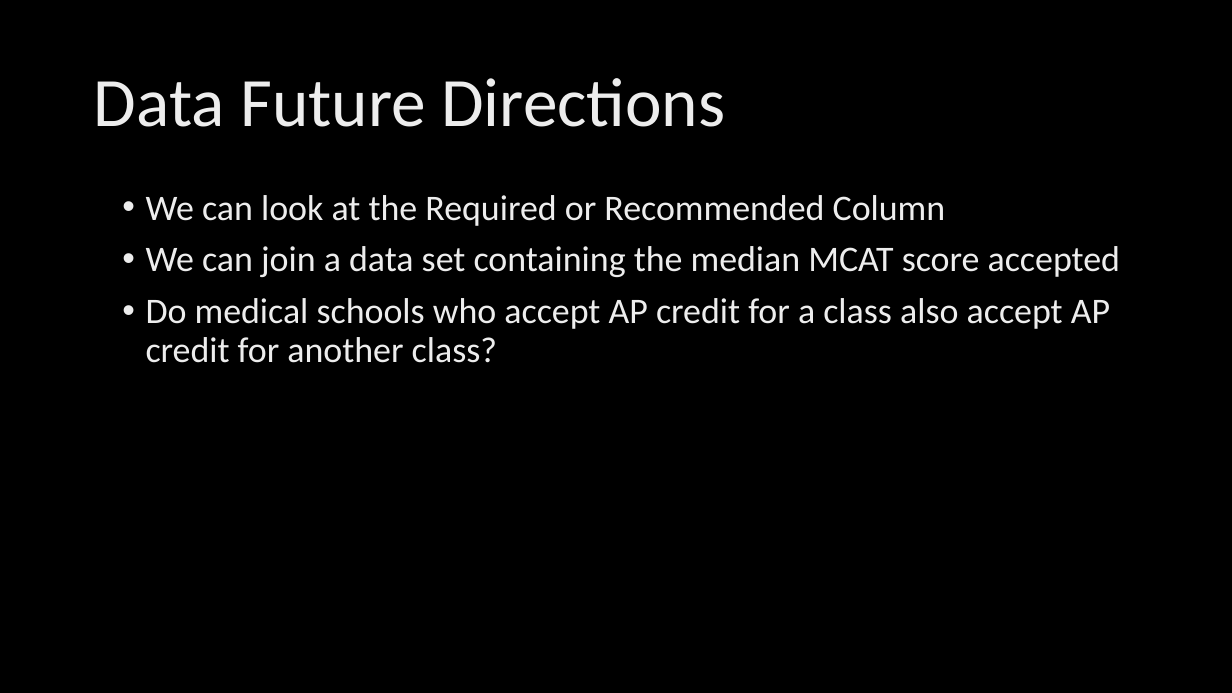
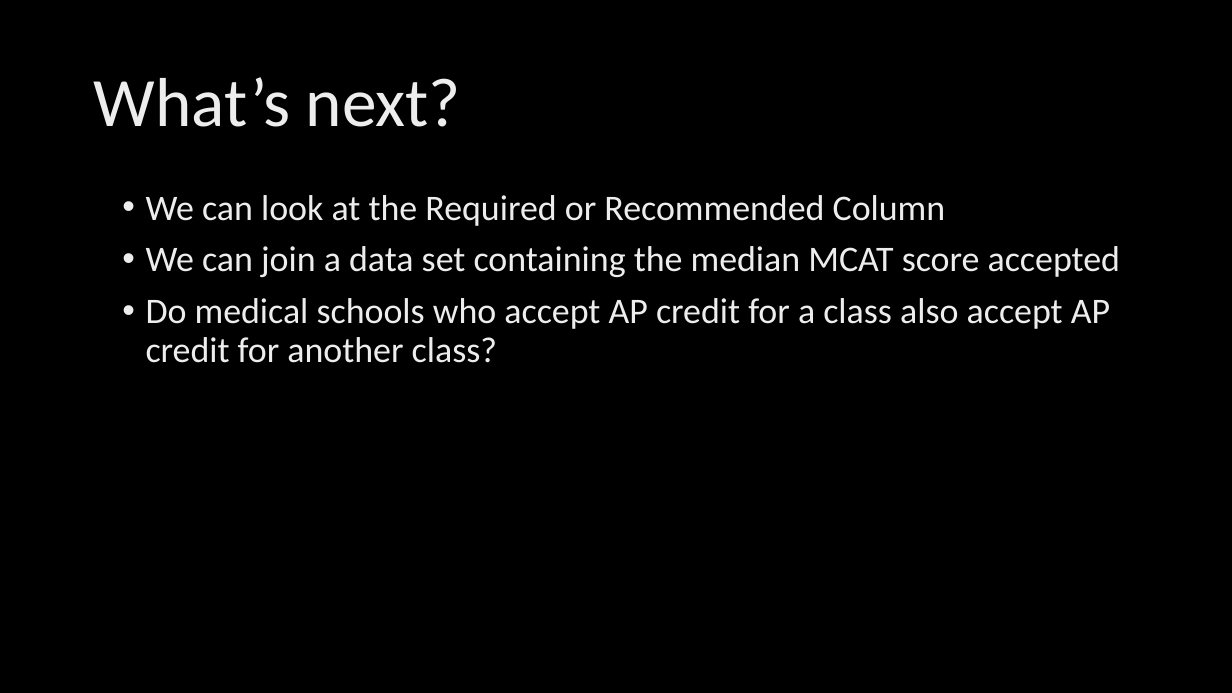
Before and after one commit to georgephung123/MSAR_Course_Consult, a slide deck: slide 16 of MSAR_Findings.pptx (slide 11 before the commit). Drawn at 1232x693 pixels with LibreOffice and Linux fonts; fonts in the diff are those of the drawing; background and template pictures are left out. Boxes give left, top, right and bottom in pixels: in the first picture for what was removed or moved away, otherwise in the second. Text is boxed around its words. In the diff, an @@ line names an element or a change of style, - is before the commit and + after.

```diff
--- a/MSAR_Findings.pptx
+++ b/MSAR_Findings.pptx
@@ title at (x1=94, y1=77, x2=461, y2=127): text changed @@
-Data Future Directions
+What’s next?
```
Also in this commit, not shown: 7 other slides changed, 8 slides added, 3 slides removed, 1 other file.
